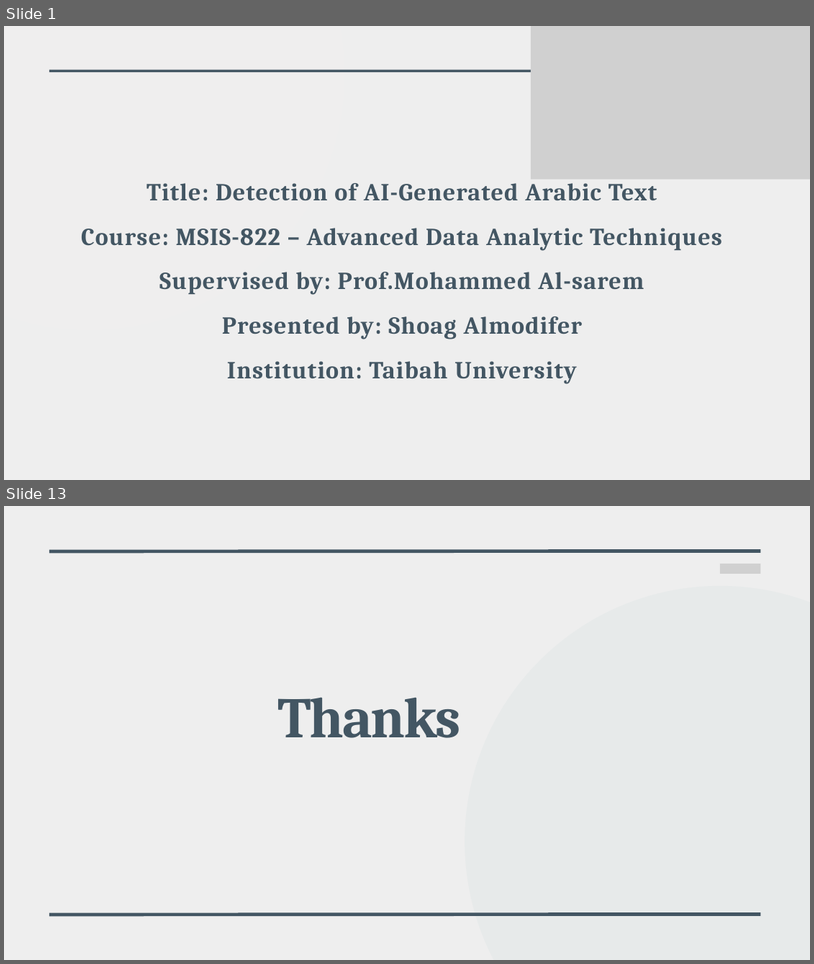
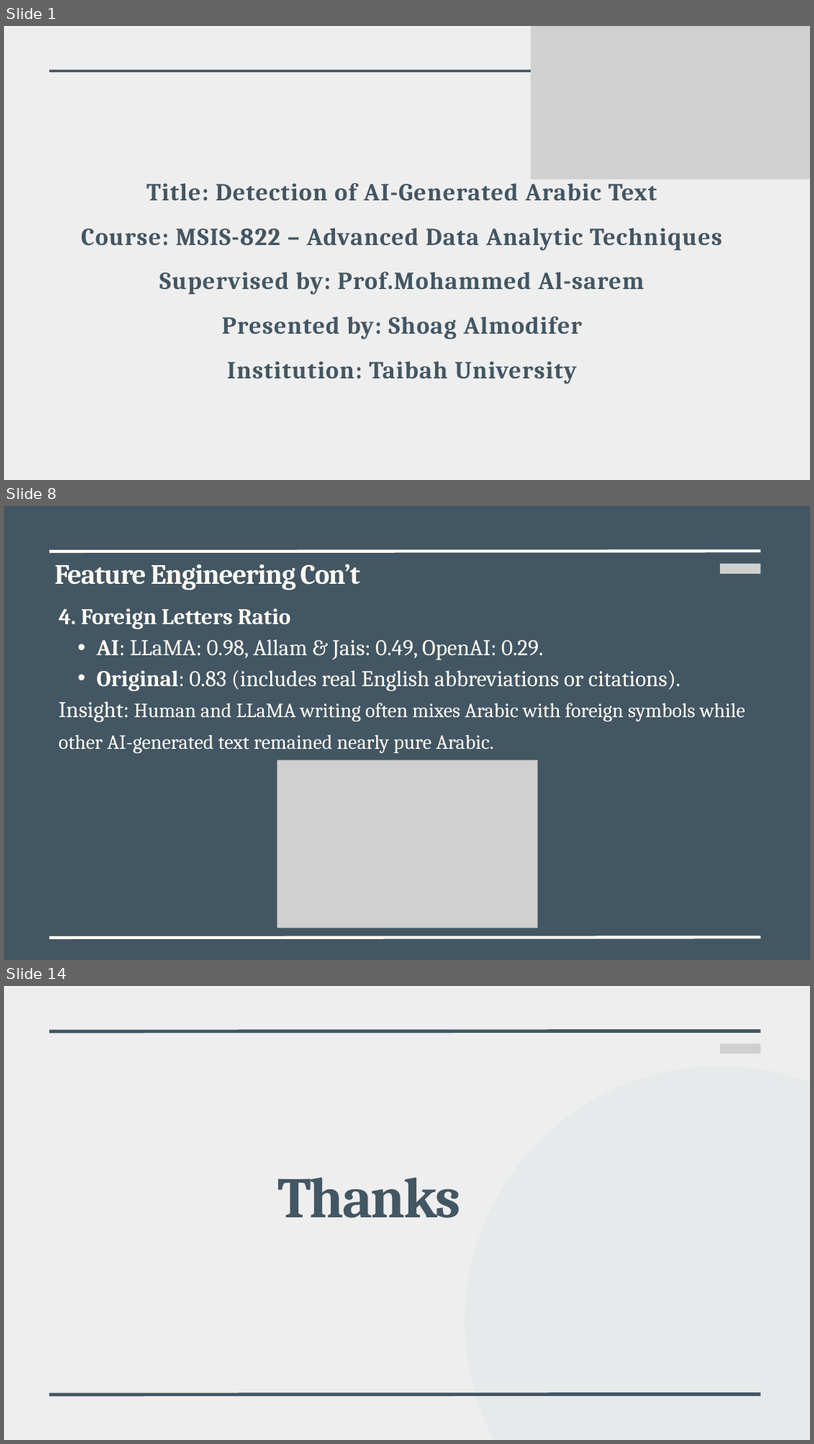
Before and after one commit to shoagMdf/ArabicNLP_Project, a slide deck: results/presentations/Advanced Data Analytic Techniques.pptx. Shown one above the other, each under a label of ours: slides 1 and 13 before the commit, slides 1, 8 and 14 after it; the slides between them are not shown. The pictures are 814x964 and 814x1444 pixels, drawn with LibreOffice and Linux fonts; fonts in the diff are those of the drawing; grey boxes stand for pictures. Boxes give left, top, right and bottom in pixels: in the first picture for what was removed or moved away, otherwise in the second. Text is boxed around its words. In the diff, an @@ line names an element or a change of style, - is before the commit and + after.

```diff
--- a/results/presentations/Advanced Data Analytic Techniques.pptx
+++ b/results/presentations/Advanced Data Analytic Techniques.pptx
@@ slide 8 added at (x1=4, y1=506, x2=810, y2=960), background #435663 @@
@@ line added from (49, 551) to (761, 551), #FFFCF4 5.25 pt @@
@@ text added at (x1=54, y1=564, x2=360, y2=590), 50 pt, text #FFFCF4, bold @@
+Feature Engineering Con’t
@@ picture added at (x1=720, y1=564, x2=761, y2=574) @@
@@ text added at (x1=59, y1=608, x2=746, y2=753), 40 pt, text #FFFCF4 @@
+4. Foreign Letters Ratio
+  • AI: LLaMA: 0.98, Allam & Jais: 0.49, OpenAI: 0.29.
+  • Original: 0.83 (includes real English abbreviations or citations).
+Insight: Human and LLaMA writing often mixes Arabic with foreign symbols while other AI-generated text remained nearly pure Arabic.
@@ picture added at (x1=277, y1=759, x2=538, y2=927) @@
@@ line added from (49, 937) to (761, 937), #FFFCF4 5.25 pt @@
@@ what was slide 13 is now slide 14 @@
```
Also in this commit, not shown: 11 slides changed.
